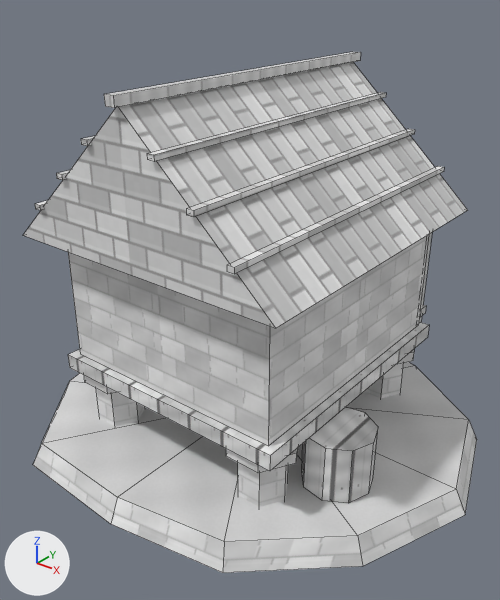
Before and after pictures for a commit that changed the OBJ model Unity/Assets/Eldoria/ExperimentalAshenCitadel/Meshes/Ashen_Granary.obj.
Before and after are seen from a camera (50 mm lens) standing at (5.62, -7.17, 6.32) and looking at (0.15, -0.32, 2.08). Every picture has the same lights, and +X, +Y and +Z are marked at lower left. The first picture is the older version. Mesh edges are drawn as thin lines. Where no turn or scale is listed for an object, it has been applied to the vertices. Vertices at exactly the same position are counted once.

Objects in the first picture: 'Ashen_Granary'.
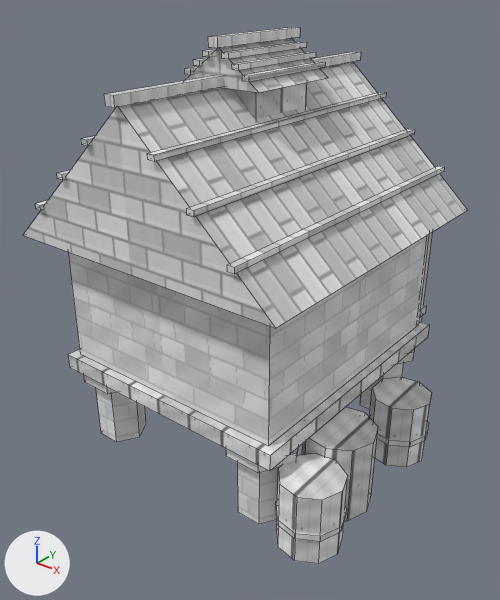
Diff of the bpy script that builds the scene:
```diff
--- a/Unity/Assets/Eldoria/ExperimentalAshenCitadel/Meshes/Ashen_Granary.obj.py
+++ b/Unity/Assets/Eldoria/ExperimentalAshenCitadel/Meshes/Ashen_Granary.obj.py
@@ me_ashen_granary @@
 # used by ob_ashen_granary; location = (0.0, 0.0, 0.0)
-me_ashen_granary.from_pydata(...)  # 377 vertices, 273 faces; spans x -3.21..3.48, y -3.0..3.11, z -0.15..5.13
-me_ashen_granary.materials.append(mat_basalt)  # picture img_ashenstone_png
+me_ashen_granary.from_pydata(...)  # 494 vertices, 345 faces; spans x -2.08..2.59, y -2.42..3.09, z -0.1..5.57
+# me_ashen_granary part 1: the loose piece of 6 vertices spanning x -2.08..2.08, y -2.32..2.33, z 3.11..5.01 is copied, and the copy is scaled about its middle by (0.289, 0.312, 0.237), then moved by (0.0, 0.0, 1.17); it spans x -0.6..0.6, y -0.72..0.73, z 5.0..5.45
+# me_ashen_granary part 2: a new loose piece, a box spanning x -0.07..0.07, y -0.82..0.83, z 5.45..5.57, in mat_brass (picture img_ashenmetal_png)
+# me_ashen_granary part 3: a new loose piece, a box spanning x -0.2..-0.1, y -0.79..0.79, z 5.338..5.403, in mat_slate (picture img_ashenroof_png)
+# me_ashen_granary part 4: a new loose piece, a box spanning x 0.1..0.2, y -0.79..0.79, z 5.338..5.403, in mat_slate (picture img_ashenroof_png)
+# me_ashen_granary part 5: a new loose piece, a box spanning x -0.35..-0.25, y -0.79..0.79, z 5.225..5.29, in mat_slate (picture img_ashenroof_png)
+# me_ashen_granary part 6: a new loose piece, a box spanning x 0.25..0.35, y -0.79..0.79, z 5.225..5.29, in mat_slate (picture img_ashenroof_png)
+# me_ashen_granary part 7: a new loose piece, a box spanning x -0.5..-0.4, y -0.79..0.79, z 5.113..5.177, in mat_slate (picture img_ashenroof_png)
+# me_ashen_granary part 8: a new loose piece, a box spanning x 0.4..0.5, y -0.79..0.79, z 5.113..5.177, in mat_slate (picture img_ashenroof_png)
+# me_ashen_granary part 9: a new loose piece, a box spanning x -0.4..0.4, y -0.52..0.53, z 4.6..5.1, in mat_wood (picture img_ashenwood_png)
+# me_ashen_granary part 10: a new loose piece, a 9-sided cylinder along z spanning x 1.76..2.57, y 0.19..1.01, z -0.1..0.88, in mat_oak (picture img_ashenwood_png)
+# me_ashen_granary part 11: a new loose piece, a 9-sided cylinder along z spanning x 1.737..2.59, y 0.167..1.033, z 0.27..0.36, in mat_iron (picture img_ashenmetal_png)
+# me_ashen_granary part 12: a new loose piece, a 9-sided cylinder along z spanning x 1.76..2.57, y -2.06..-1.24, z -0.1..0.88, in mat_oak (picture img_ashenwood_png)
+# me_ashen_granary part 13: a new loose piece, a 9-sided cylinder along z spanning x 1.737..2.59, y -2.083..-1.217, z 0.27..0.36, in mat_iron (picture img_ashenmetal_png)
+# me_ashen_granary part 14: the loose piece of 25 vertices spanning x -3.21..3.48, y -3.0..3.11, z -0.15..0.19 is deleted
+# me_ashen_granary part 15: 15 vertices moved from x 1.0..2.48, y -1.85..-0.33, z 0.05..0.2 to x 1.0..2.48, y -1.85..-0.33, z -0.1
+# me_ashen_granary part 16: 14 vertices moved from x -0.4..1.7, y 1.25..3.09, z 0.05..0.42 to x -0.4..1.7, y 1.25..3.09, z -0.1
+# me_ashen_granary part 17: 6 vertices moved from x -1.7..-1.0, y -1.85..-1.25, z 0.05 to x -1.7..-1.0, y -1.85..-1.25, z -0.1
+# other edits to the shape of me_ashen_granary do not show in these pictures
 me_ashen_granary.materials.append(mat_stone)
@@ me_ashen_granary @@
 me_ashen_granary.materials.append(mat_plaster)
-me_ashen_granary.materials.append(mat_moss)  # picture img_ashenmoss_png
```

Where the change shows, as pixel boxes (x1, y1, x2, y2) in the pictures (500 x 600 px; the box of a moved part takes in the faces that stretch with it):
'Ashen_Granary', reshaped
    before: (23, 52, 477, 573)
    after: (23, 27, 468, 564)
part 1 of me_ashen_granary, added
    after: (186, 39, 328, 92)
part 2 of me_ashen_granary, added
    after: (208, 27, 300, 48)
part 3 of me_ashen_granary, added
    after: (202, 49, 216, 57)
part 4 of me_ashen_granary, added
    after: (221, 42, 307, 59)
part 5 of me_ashen_granary, added
    after: (193, 58, 207, 66)
part 6 of me_ashen_granary, added
    after: (231, 52, 316, 71)
part 7 of me_ashen_granary, added
    after: (184, 66, 199, 75)
part 8 of me_ashen_granary, added
    after: (242, 62, 325, 82)
part 9 of me_ashen_granary, added
    after: (234, 83, 306, 119)
part 10 of me_ashen_granary, added
    after: (369, 377, 431, 467)
part 11 of me_ashen_granary, added
    after: (369, 416, 429, 447)
part 12 of me_ashen_granary, added
    after: (277, 454, 348, 564)
part 13 of me_ashen_granary, added
    after: (276, 501, 347, 542)
part 14 of me_ashen_granary, deleted
    before: (33, 362, 477, 573)
part 15 of me_ashen_granary, moved or reshaped
    before: (238, 429, 378, 507)
    after: (238, 429, 378, 525)
part 16 of me_ashen_granary, moved or reshaped
    before: (364, 363, 404, 398)
    after: (360, 363, 404, 409)
part 17 of me_ashen_granary, moved or reshaped
    before: (96, 389, 145, 426)
    after: (96, 389, 146, 442)
